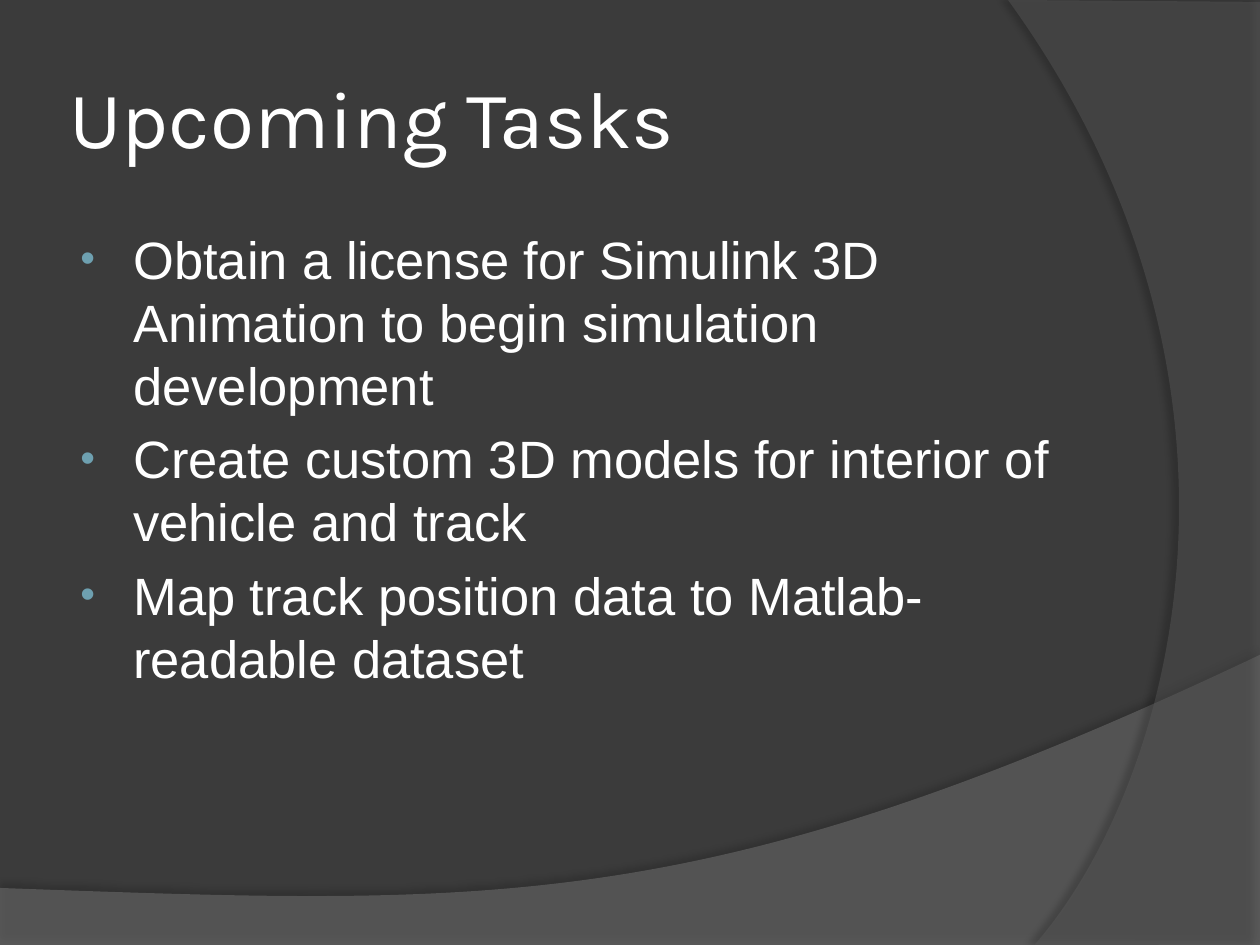
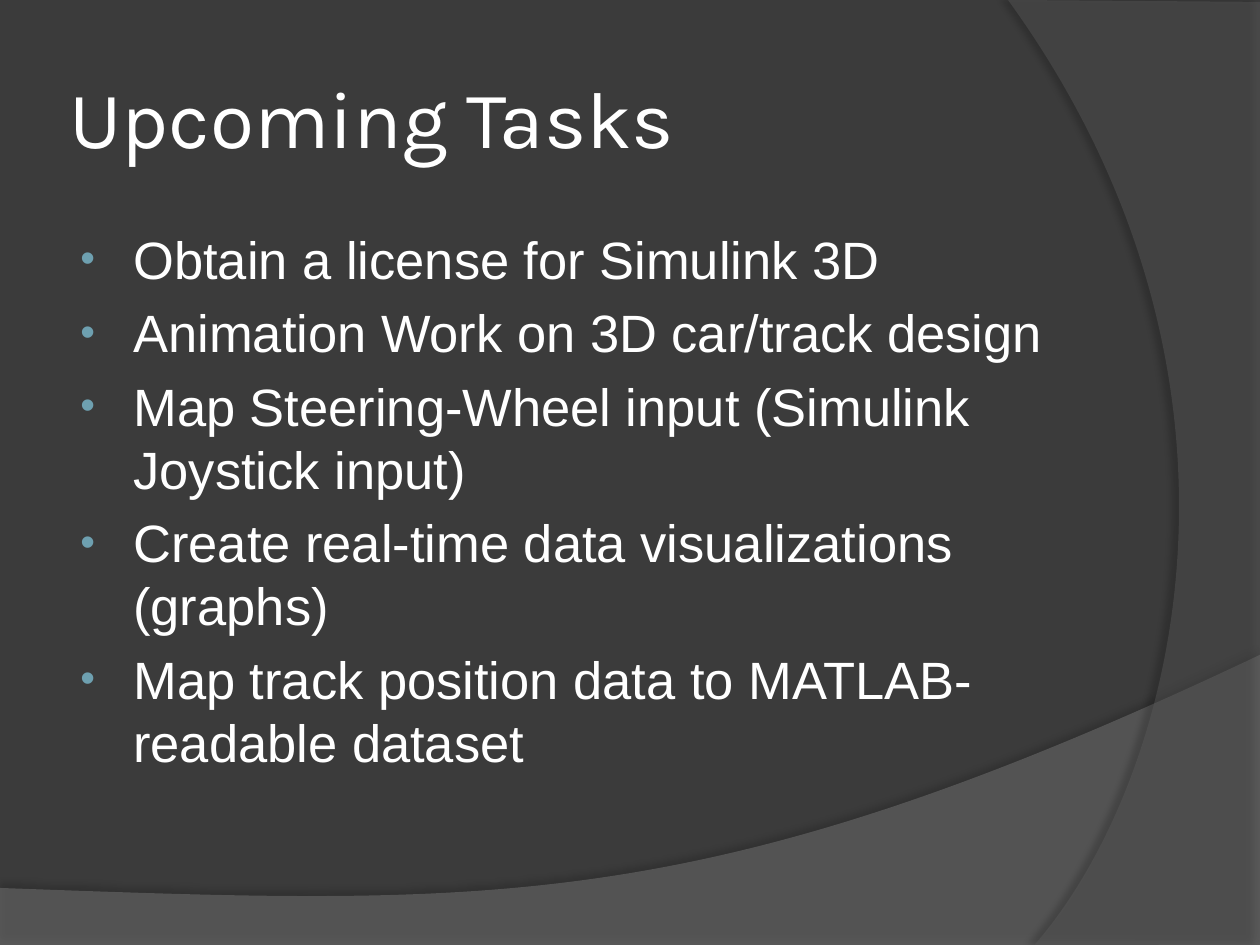
Before and after one commit to zachrob/VW-DrivingSim, a slide deck: slide 3 of Class Presentation 10-30-2013/Presentation.pptx. Drawn at 1260x945 pixels with LibreOffice and Linux fonts; fonts in the diff are those of the drawing. Boxes give left, top, right and bottom in pixels: in the first picture for what was removed or moved away, otherwise in the second. Text is boxed around its words. In the diff, an @@ line names an element or a change of style, - is before the commit and + after.

```diff
--- a/Class Presentation 10-30-2013/Presentation.pptx
+++ b/Class Presentation 10-30-2013/Presentation.pptx
@@ text at [133, 241, 1042, 763]: text changed @@
-• Obtain a license for Simulink 3D Animation to begin simulation development
-• Create custom 3D models for interior of vehicle and track
-• Map track position data to Matlab-readable dataset
+• Obtain a license for Simulink 3D
+• Animation Work on 3D car/track design
+• Map Steering-Wheel input (Simulink Joystick input)
+• Create real-time data visualizations (graphs)
+• Map track position data to MATLAB-readable dataset
```
Also in this commit, not shown: 4 other slides changed, 1 slide added.
